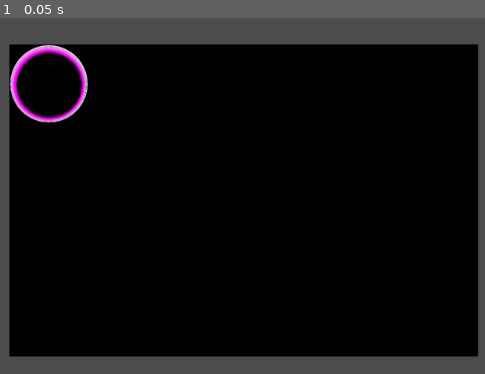
Above: before the commit, frame 1.
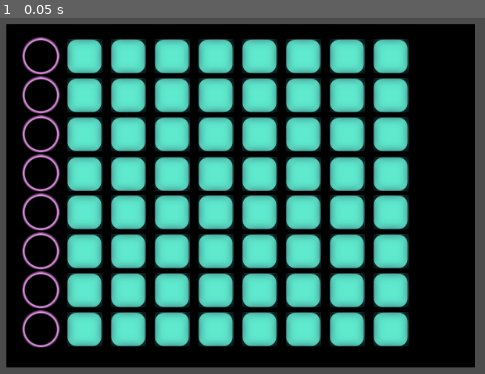
Above: after the commit, the same moment.

Repository: mdructor/beat_hacker
Game: Godot game, scene res://Scenes/Main.tscn
The game is run twice, just before and just after one commit, with the same random seed, the same clock (stepped at 60 frames per second) and the same inputs. Before the commit the project has no main scene; this scene is started directly in both runs.
Inputs:
- Up to frame 1 (0.05 s): no input

The runs differ from the first frame. In frame 1, 56% of the frame differs, in the area x 1-99%, y 1-99%.

Commit message:
Added the sample buttons and sequencer buttons

Diff:
--- a/Scenes/Main.tscn
+++ b/Scenes/Main.tscn
@@ -1,28 +1,872 @@
 [gd_scene load_steps=3 format=2]
 
-[ext_resource path="res://Scripts/Sequencer.gd" type="Script" id=1]
-[ext_resource path="res://Assets/mason_circle.png" type="Texture" id=2]
+[ext_resource path="res://images/pink_circle.png" type="Texture" id=1]
+[ext_resource path="res://images/blue_square.png" type="Texture" id=2]
 
 [node name="MainScene" type="Node2D"]
 
-[node name="Sequencer" type="MarginContainer" parent="."]
-margin_left = 222.0
-margin_top = 116.0
-margin_right = 822.0
-margin_bottom = 516.0
-rect_min_size = Vector2( 600, 400 )
-script = ExtResource( 1 )
-__meta__ = {
-"_edit_use_anchors_": false
-}
-
-[node name="Backdrop" type="ColorRect" parent="Sequencer"]
-margin_right = 600.0
-margin_bottom = 400.0
-rect_min_size = Vector2( 600, 400 )
+[node name="Backdrop" type="ColorRect" parent="."]
+margin_left = 218.284
+margin_top = 89.663
+margin_right = 818.284
+margin_bottom = 529.663
+rect_min_size = Vector2( 600, 440 )
 color = Color( 0, 0, 0, 1 )
-
-[node name="SampleButton" type="TextureButton" parent="Sequencer"]
-margin_right = 600.0
-margin_bottom = 400.0
-texture_normal = ExtResource( 2 )
+__meta__ = {
+"_edit_use_anchors_": false
+}
+
+[node name="sb_col" type="Control" parent="Backdrop"]
+margin_left = -200.0
+margin_top = -75.0
+margin_right = -200.0
+margin_bottom = -75.0
+__meta__ = {
+"_edit_use_anchors_": false
+}
+
+[node name="sb1" type="TextureButton" parent="Backdrop/sb_col"]
+margin_left = 220.284
+margin_top = 91.663
+margin_right = 268.284
+margin_bottom = 139.663
+texture_normal = ExtResource( 1 )
+__meta__ = {
+"_edit_use_anchors_": false
+}
+
+[node name="sb2" type="TextureButton" parent="Backdrop/sb_col"]
+margin_left = 220.284
+margin_top = 141.663
+margin_right = 268.284
+margin_bottom = 189.663
+texture_normal = ExtResource( 1 )
+__meta__ = {
+"_edit_use_anchors_": false
+}
+
+[node name="sb3" type="TextureButton" parent="Backdrop/sb_col"]
+margin_left = 220.284
+margin_top = 191.663
+margin_right = 268.284
+margin_bottom = 239.663
+rect_pivot_offset = Vector2( -190.816, 35.4493 )
+texture_normal = ExtResource( 1 )
+__meta__ = {
+"_edit_use_anchors_": false
+}
+
+[node name="sb4" type="TextureButton" parent="Backdrop/sb_col"]
+margin_left = 220.284
+margin_top = 241.663
+margin_right = 268.284
+margin_bottom = 289.663
+rect_pivot_offset = Vector2( -190.816, 35.4493 )
+texture_normal = ExtResource( 1 )
+__meta__ = {
+"_edit_use_anchors_": false
+}
+
+[node name="sb5" type="TextureButton" parent="Backdrop/sb_col"]
+margin_left = 220.284
+margin_top = 291.663
+margin_right = 268.284
+margin_bottom = 339.663
+rect_pivot_offset = Vector2( -190.816, 35.4493 )
+texture_normal = ExtResource( 1 )
+__meta__ = {
+"_edit_use_anchors_": false
+}
+
+[node name="sb6" type="TextureButton" parent="Backdrop/sb_col"]
+margin_left = 220.284
+margin_top = 341.663
+margin_right = 268.284
+margin_bottom = 389.663
+rect_pivot_offset = Vector2( -190.816, 35.4493 )
+texture_normal = ExtResource( 1 )
+__meta__ = {
+"_edit_use_anchors_": false
+}
+
+[node name="sb7" type="TextureButton" parent="Backdrop/sb_col"]
+margin_left = 220.284
+margin_top = 391.663
+margin_right = 268.284
+margin_bottom = 439.663
+rect_pivot_offset = Vector2( -190.816, 35.4493 )
+texture_normal = ExtResource( 1 )
+__meta__ = {
+"_edit_use_anchors_": false
+}
+
+[node name="sb8" type="TextureButton" parent="Backdrop/sb_col"]
+margin_left = 220.284
+margin_top = 441.663
+margin_right = 268.284
+margin_bottom = 489.663
+rect_pivot_offset = Vector2( -190.816, 35.4493 )
+texture_normal = ExtResource( 1 )
+__meta__ = {
+"_edit_use_anchors_": false
+}
+
+[node name="c1" type="Control" parent="Backdrop"]
+margin_left = -144.0
+margin_top = -75.0
+margin_right = -144.0
+margin_bottom = -75.0
+__meta__ = {
+"_edit_use_anchors_": false
+}
+
+[node name="b1" type="TextureButton" parent="Backdrop/c1"]
+margin_left = 220.284
+margin_top = 91.663
+margin_right = 268.284
+margin_bottom = 139.663
+texture_normal = ExtResource( 2 )
+__meta__ = {
+"_edit_use_anchors_": false
+}
+
+[node name="b2" type="TextureButton" parent="Backdrop/c1"]
+margin_left = 220.284
+margin_top = 141.663
+margin_right = 268.284
+margin_bottom = 189.663
+texture_normal = ExtResource( 2 )
+__meta__ = {
+"_edit_use_anchors_": false
+}
+
+[node name="b3" type="TextureButton" parent="Backdrop/c1"]
+margin_left = 220.284
+margin_top = 191.663
+margin_right = 268.284
+margin_bottom = 239.663
+rect_pivot_offset = Vector2( -190.816, 35.4493 )
+texture_normal = ExtResource( 2 )
+__meta__ = {
+"_edit_use_anchors_": false
+}
+
+[node name="b4" type="TextureButton" parent="Backdrop/c1"]
+margin_left = 220.284
+margin_top = 242.676
+margin_right = 268.284
+margin_bottom = 290.676
+rect_pivot_offset = Vector2( -190.816, 35.4493 )
+texture_normal = ExtResource( 2 )
+__meta__ = {
+"_edit_use_anchors_": false
+}
+
+[node name="b5" type="TextureButton" parent="Backdrop/c1"]
+margin_left = 220.284
+margin_top = 291.663
+margin_right = 268.284
+margin_bottom = 339.663
+rect_pivot_offset = Vector2( -190.816, 35.4493 )
+texture_normal = ExtResource( 2 )
+__meta__ = {
+"_edit_use_anchors_": false
+}
+
+[node name="b6" type="TextureButton" parent="Backdrop/c1"]
+margin_left = 220.284
+margin_top = 341.663
+margin_right = 268.284
+margin_bottom = 389.663
+rect_pivot_offset = Vector2( -190.816, 35.4493 )
+texture_normal = ExtResource( 2 )
+__meta__ = {
+"_edit_use_anchors_": false
+}
+
+[node name="b7" type="TextureButton" parent="Backdrop/c1"]
+margin_left = 220.284
+margin_top = 391.663
+margin_right = 268.284
+margin_bottom = 439.663
+rect_pivot_offset = Vector2( -190.816, 35.4493 )
+texture_normal = ExtResource( 2 )
+__meta__ = {
+"_edit_use_anchors_": false
+}
+
+[node name="b8" type="TextureButton" parent="Backdrop/c1"]
+margin_left = 220.284
+margin_top = 441.663
+margin_right = 268.284
+margin_bottom = 489.663
+rect_pivot_offset = Vector2( -190.816, 35.4493 )
+texture_normal = ExtResource( 2 )
+__meta__ = {
+"_edit_use_anchors_": false
+}
+
+[node name="c2" type="Control" parent="Backdrop"]
+margin_left = -88.0
+margin_top = -75.0
+margin_right = -88.0
+margin_bottom = -75.0
+__meta__ = {
+"_edit_use_anchors_": false
+}
+
+[node name="b1" type="TextureButton" parent="Backdrop/c2"]
+margin_left = 220.284
+margin_top = 91.663
+margin_right = 268.284
+margin_bottom = 139.663
+texture_normal = ExtResource( 2 )
+__meta__ = {
+"_edit_use_anchors_": false
+}
+
+[node name="b2" type="TextureButton" parent="Backdrop/c2"]
+margin_left = 220.284
+margin_top = 141.663
+margin_right = 268.284
+margin_bottom = 189.663
+texture_normal = ExtResource( 2 )
+__meta__ = {
+"_edit_use_anchors_": false
+}
+
+[node name="b3" type="TextureButton" parent="Backdrop/c2"]
+margin_left = 220.284
+margin_top = 191.663
+margin_right = 268.284
+margin_bottom = 239.663
+rect_pivot_offset = Vector2( -190.816, 35.4493 )
+texture_normal = ExtResource( 2 )
+__meta__ = {
+"_edit_use_anchors_": false
+}
+
+[node name="b4" type="TextureButton" parent="Backdrop/c2"]
+margin_left = 220.284
+margin_top = 242.676
+margin_right = 268.284
+margin_bottom = 290.676
+rect_pivot_offset = Vector2( -190.816, 35.4493 )
+texture_normal = ExtResource( 2 )
+__meta__ = {
+"_edit_use_anchors_": false
+}
+
+[node name="b5" type="TextureButton" parent="Backdrop/c2"]
+margin_left = 220.284
+margin_top = 291.663
+margin_right = 268.284
+margin_bottom = 339.663
+rect_pivot_offset = Vector2( -190.816, 35.4493 )
+texture_normal = ExtResource( 2 )
+__meta__ = {
+"_edit_use_anchors_": false
+}
+
+[node name="b6" type="TextureButton" parent="Backdrop/c2"]
+margin_left = 220.284
+margin_top = 341.663
+margin_right = 268.284
+margin_bottom = 389.663
+rect_pivot_offset = Vector2( -190.816, 35.4493 )
+texture_normal = ExtResource( 2 )
+__meta__ = {
+"_edit_use_anchors_": false
+}
+
+[node name="b7" type="TextureButton" parent="Backdrop/c2"]
+margin_left = 220.284
+margin_top = 391.663
+margin_right = 268.284
+margin_bottom = 439.663
+rect_pivot_offset = Vector2( -190.816, 35.4493 )
+texture_normal = ExtResource( 2 )
+__meta__ = {
+"_edit_use_anchors_": false
+}
+
+[node name="b8" type="TextureButton" parent="Backdrop/c2"]
+margin_left = 220.284
+margin_top = 441.663
+margin_right = 268.284
+margin_bottom = 489.663
+rect_pivot_offset = Vector2( -190.816, 35.4493 )
+texture_normal = ExtResource( 2 )
+__meta__ = {
+"_edit_use_anchors_": false
+}
+
+[node name="c3" type="Control" parent="Backdrop"]
+margin_left = -32.0
+margin_top = -75.0
+margin_right = -32.0
+margin_bottom = -75.0
+__meta__ = {
+"_edit_use_anchors_": false
+}
+
+[node name="b1" type="TextureButton" parent="Backdrop/c3"]
+margin_left = 220.284
+margin_top = 91.663
+margin_right = 268.284
+margin_bottom = 139.663
+texture_normal = ExtResource( 2 )
+__meta__ = {
+"_edit_use_anchors_": false
+}
+
+[node name="b2" type="TextureButton" parent="Backdrop/c3"]
+margin_left = 220.284
+margin_top = 141.663
+margin_right = 268.284
+margin_bottom = 189.663
+texture_normal = ExtResource( 2 )
+__meta__ = {
+"_edit_use_anchors_": false
+}
+
+[node name="b3" type="TextureButton" parent="Backdrop/c3"]
+margin_left = 220.284
+margin_top = 191.663
+margin_right = 268.284
+margin_bottom = 239.663
+rect_pivot_offset = Vector2( -190.816, 35.4493 )
+texture_normal = ExtResource( 2 )
+__meta__ = {
+"_edit_use_anchors_": false
+}
+
+[node name="b4" type="TextureButton" parent="Backdrop/c3"]
+margin_left = 220.284
+margin_top = 242.676
+margin_right = 268.284
+margin_bottom = 290.676
+rect_pivot_offset = Vector2( -190.816, 35.4493 )
+texture_normal = ExtResource( 2 )
+__meta__ = {
+"_edit_use_anchors_": false
+}
+
+[node name="b5" type="TextureButton" parent="Backdrop/c3"]
+margin_left = 220.284
+margin_top = 291.663
+margin_right = 268.284
+margin_bottom = 339.663
+rect_pivot_offset = Vector2( -190.816, 35.4493 )
+texture_normal = ExtResource( 2 )
+__meta__ = {
+"_edit_use_anchors_": false
+}
+
+[node name="b6" type="TextureButton" parent="Backdrop/c3"]
+margin_left = 220.284
+margin_top = 341.663
+margin_right = 268.284
+margin_bottom = 389.663
+rect_pivot_offset = Vector2( -190.816, 35.4493 )
+texture_normal = ExtResource( 2 )
+__meta__ = {
+"_edit_use_anchors_": false
+}
+
+[node name="b7" type="TextureButton" parent="Backdrop/c3"]
+margin_left = 220.284
+margin_top = 391.663
+margin_right = 268.284
+margin_bottom = 439.663
+rect_pivot_offset = Vector2( -190.816, 35.4493 )
+texture_normal = ExtResource( 2 )
+__meta__ = {
+"_edit_use_anchors_": false
+}
+
+[node name="b8" type="TextureButton" parent="Backdrop/c3"]
+margin_left = 220.284
+margin_top = 441.663
+margin_right = 268.284
+margin_bottom = 489.663
+rect_pivot_offset = Vector2( -190.816, 35.4493 )
+texture_normal = ExtResource( 2 )
+__meta__ = {
+"_edit_use_anchors_": false
+}
+
+[node name="c4" type="Control" parent="Backdrop"]
+margin_left = 24.0
+margin_top = -75.0
+margin_right = 24.0
+margin_bottom = -75.0
+__meta__ = {
+"_edit_use_anchors_": false
+}
+
+[node name="b1" type="TextureButton" parent="Backdrop/c4"]
+margin_left = 220.284
+margin_top = 91.663
+margin_right = 268.284
+margin_bottom = 139.663
+texture_normal = ExtResource( 2 )
+__meta__ = {
+"_edit_use_anchors_": false
+}
+
+[node name="b2" type="TextureButton" parent="Backdrop/c4"]
+margin_left = 220.284
+margin_top = 141.663
+margin_right = 268.284
+margin_bottom = 189.663
+texture_normal = ExtResource( 2 )
+__meta__ = {
+"_edit_use_anchors_": false
+}
+
+[node name="b3" type="TextureButton" parent="Backdrop/c4"]
+margin_left = 220.284
+margin_top = 191.663
+margin_right = 268.284
+margin_bottom = 239.663
+rect_pivot_offset = Vector2( -190.816, 35.4493 )
+texture_normal = ExtResource( 2 )
+__meta__ = {
+"_edit_use_anchors_": false
+}
+
+[node name="b4" type="TextureButton" parent="Backdrop/c4"]
+margin_left = 220.284
+margin_top = 242.676
+margin_right = 268.284
+margin_bottom = 290.676
+rect_pivot_offset = Vector2( -190.816, 35.4493 )
+texture_normal = ExtResource( 2 )
+__meta__ = {
+"_edit_use_anchors_": false
+}
+
+[node name="b5" type="TextureButton" parent="Backdrop/c4"]
+margin_left = 220.284
+margin_top = 291.663
+margin_right = 268.284
+margin_bottom = 339.663
+rect_pivot_offset = Vector2( -190.816, 35.4493 )
+texture_normal = ExtResource( 2 )
+__meta__ = {
+"_edit_use_anchors_": false
+}
+
+[node name="b6" type="TextureButton" parent="Backdrop/c4"]
+margin_left = 220.284
+margin_top = 341.663
+margin_right = 268.284
+margin_bottom = 389.663
+rect_pivot_offset = Vector2( -190.816, 35.4493 )
+texture_normal = ExtResource( 2 )
+__meta__ = {
+"_edit_use_anchors_": false
+}
+
+[node name="b7" type="TextureButton" parent="Backdrop/c4"]
+margin_left = 220.284
+margin_top = 391.663
+margin_right = 268.284
+margin_bottom = 439.663
+rect_pivot_offset = Vector2( -190.816, 35.4493 )
+texture_normal = ExtResource( 2 )
+__meta__ = {
+"_edit_use_anchors_": false
+}
+
+[node name="b8" type="TextureButton" parent="Backdrop/c4"]
+margin_left = 220.284
+margin_top = 441.663
+margin_right = 268.284
+margin_bottom = 489.663
+rect_pivot_offset = Vector2( -190.816, 35.4493 )
+texture_normal = ExtResource( 2 )
+__meta__ = {
+"_edit_use_anchors_": false
+}
+
+[node name="c5" type="Control" parent="Backdrop"]
+margin_left = 80.0
+margin_top = -75.0
+margin_right = 80.0
+margin_bottom = -75.0
+__meta__ = {
+"_edit_use_anchors_": false
+}
+
+[node name="b1" type="TextureButton" parent="Backdrop/c5"]
+margin_left = 220.284
+margin_top = 91.663
+margin_right = 268.284
+margin_bottom = 139.663
+texture_normal = ExtResource( 2 )
+__meta__ = {
+"_edit_use_anchors_": false
+}
+
+[node name="b2" type="TextureButton" parent="Backdrop/c5"]
+margin_left = 220.284
+margin_top = 141.663
+margin_right = 268.284
+margin_bottom = 189.663
+texture_normal = ExtResource( 2 )
+__meta__ = {
+"_edit_use_anchors_": false
+}
+
+[node name="b3" type="TextureButton" parent="Backdrop/c5"]
+margin_left = 220.284
+margin_top = 191.663
+margin_right = 268.284
+margin_bottom = 239.663
+rect_pivot_offset = Vector2( -190.816, 35.4493 )
+texture_normal = ExtResource( 2 )
+__meta__ = {
+"_edit_use_anchors_": false
+}
+
+[node name="b4" type="TextureButton" parent="Backdrop/c5"]
+margin_left = 220.284
+margin_top = 242.676
+margin_right = 268.284
+margin_bottom = 290.676
+rect_pivot_offset = Vector2( -190.816, 35.4493 )
+texture_normal = ExtResource( 2 )
+__meta__ = {
+"_edit_use_anchors_": false
+}
+
+[node name="b5" type="TextureButton" parent="Backdrop/c5"]
+margin_left = 220.284
+margin_top = 291.663
+margin_right = 268.284
+margin_bottom = 339.663
+rect_pivot_offset = Vector2( -190.816, 35.4493 )
+texture_normal = ExtResource( 2 )
+__meta__ = {
+"_edit_use_anchors_": false
+}
+
+[node name="b6" type="TextureButton" parent="Backdrop/c5"]
+margin_left = 220.284
+margin_top = 341.663
+margin_right = 268.284
+margin_bottom = 389.663
+rect_pivot_offset = Vector2( -190.816, 35.4493 )
+texture_normal = ExtResource( 2 )
+__meta__ = {
+"_edit_use_anchors_": false
+}
+
+[node name="b7" type="TextureButton" parent="Backdrop/c5"]
+margin_left = 220.284
+margin_top = 391.663
+margin_right = 268.284
+margin_bottom = 439.663
+rect_pivot_offset = Vector2( -190.816, 35.4493 )
+texture_normal = ExtResource( 2 )
+__meta__ = {
+"_edit_use_anchors_": false
+}
+
+[node name="b8" type="TextureButton" parent="Backdrop/c5"]
+margin_left = 220.284
+margin_top = 441.663
+margin_right = 268.284
+margin_bottom = 489.663
+rect_pivot_offset = Vector2( -190.816, 35.4493 )
+texture_normal = ExtResource( 2 )
+__meta__ = {
+"_edit_use_anchors_": false
+}
+
+[node name="c6" type="Control" parent="Backdrop"]
+margin_left = 136.0
+margin_top = -75.0
+margin_right = 136.0
+margin_bottom = -75.0
+__meta__ = {
+"_edit_use_anchors_": false
+}
+
+[node name="b1" type="TextureButton" parent="Backdrop/c6"]
+margin_left = 220.284
+margin_top = 91.663
+margin_right = 268.284
+margin_bottom = 139.663
+texture_normal = ExtResource( 2 )
+__meta__ = {
+"_edit_use_anchors_": false
+}
+
+[node name="b2" type="TextureButton" parent="Backdrop/c6"]
+margin_left = 220.284
+margin_top = 141.663
+margin_right = 268.284
+margin_bottom = 189.663
+texture_normal = ExtResource( 2 )
+__meta__ = {
+"_edit_use_anchors_": false
+}
+
+[node name="b3" type="TextureButton" parent="Backdrop/c6"]
+margin_left = 220.284
+margin_top = 191.663
+margin_right = 268.284
+margin_bottom = 239.663
+rect_pivot_offset = Vector2( -190.816, 35.4493 )
+texture_normal = ExtResource( 2 )
+__meta__ = {
+"_edit_use_anchors_": false
+}
+
+[node name="b4" type="TextureButton" parent="Backdrop/c6"]
+margin_left = 220.284
+margin_top = 242.676
+margin_right = 268.284
+margin_bottom = 290.676
+rect_pivot_offset = Vector2( -190.816, 35.4493 )
+texture_normal = ExtResource( 2 )
+__meta__ = {
+"_edit_use_anchors_": false
+}
+
+[node name="b5" type="TextureButton" parent="Backdrop/c6"]
+margin_left = 220.284
+margin_top = 291.663
+margin_right = 268.284
+margin_bottom = 339.663
+rect_pivot_offset = Vector2( -190.816, 35.4493 )
+texture_normal = ExtResource( 2 )
+__meta__ = {
+"_edit_use_anchors_": false
+}
+
+[node name="b6" type="TextureButton" parent="Backdrop/c6"]
+margin_left = 220.284
+margin_top = 341.663
+margin_right = 268.284
+margin_bottom = 389.663
+rect_pivot_offset = Vector2( -190.816, 35.4493 )
+texture_normal = ExtResource( 2 )
+__meta__ = {
+"_edit_use_anchors_": false
+}
+
+[node name="b7" type="TextureButton" parent="Backdrop/c6"]
+margin_left = 220.284
+margin_top = 391.663
+margin_right = 268.284
+margin_bottom = 439.663
+rect_pivot_offset = Vector2( -190.816, 35.4493 )
+texture_normal = ExtResource( 2 )
+__meta__ = {
+"_edit_use_anchors_": false
+}
+
+[node name="b8" type="TextureButton" parent="Backdrop/c6"]
+margin_left = 220.284
+margin_top = 441.663
+margin_right = 268.284
+margin_bottom = 489.663
+rect_pivot_offset = Vector2( -190.816, 35.4493 )
+texture_normal = ExtResource( 2 )
+__meta__ = {
+"_edit_use_anchors_": false
+}
+
+[node name="c7" type="Control" parent="Backdrop"]
+margin_left = 192.0
+margin_top = -75.0
+margin_right = 192.0
+margin_bottom = -75.0
+__meta__ = {
+"_edit_use_anchors_": false
+}
+
+[node name="b1" type="TextureButton" parent="Backdrop/c7"]
+margin_left = 220.284
+margin_top = 91.663
+margin_right = 268.284
+margin_bottom = 139.663
+texture_normal = ExtResource( 2 )
+__meta__ = {
+"_edit_use_anchors_": false
+}
+
+[node name="b2" type="TextureButton" parent="Backdrop/c7"]
+margin_left = 220.284
+margin_top = 141.663
+margin_right = 268.284
+margin_bottom = 189.663
+texture_normal = ExtResource( 2 )
+__meta__ = {
+"_edit_use_anchors_": false
+}
+
+[node name="b3" type="TextureButton" parent="Backdrop/c7"]
+margin_left = 220.284
+margin_top = 191.663
+margin_right = 268.284
+margin_bottom = 239.663
+rect_pivot_offset = Vector2( -190.816, 35.4493 )
+texture_normal = ExtResource( 2 )
+__meta__ = {
+"_edit_use_anchors_": false
+}
+
+[node name="b4" type="TextureButton" parent="Backdrop/c7"]
+margin_left = 220.284
+margin_top = 242.676
+margin_right = 268.284
+margin_bottom = 290.676
+rect_pivot_offset = Vector2( -190.816, 35.4493 )
+texture_normal = ExtResource( 2 )
+__meta__ = {
+"_edit_use_anchors_": false
+}
+
+[node name="b5" type="TextureButton" parent="Backdrop/c7"]
+margin_left = 220.284
+margin_top = 291.663
+margin_right = 268.284
+margin_bottom = 339.663
+rect_pivot_offset = Vector2( -190.816, 35.4493 )
+texture_normal = ExtResource( 2 )
+__meta__ = {
+"_edit_use_anchors_": false
+}
+
+[node name="b6" type="TextureButton" parent="Backdrop/c7"]
+margin_left = 220.284
+margin_top = 341.663
+margin_right = 268.284
+margin_bottom = 389.663
+rect_pivot_offset = Vector2( -190.816, 35.4493 )
+texture_normal = ExtResource( 2 )
+__meta__ = {
+"_edit_use_anchors_": false
+}
+
+[node name="b7" type="TextureButton" parent="Backdrop/c7"]
+margin_left = 220.284
+margin_top = 391.663
+margin_right = 268.284
+margin_bottom = 439.663
+rect_pivot_offset = Vector2( -190.816, 35.4493 )
+texture_normal = ExtResource( 2 )
+__meta__ = {
+"_edit_use_anchors_": false
+}
+
+[node name="b8" type="TextureButton" parent="Backdrop/c7"]
+margin_left = 220.284
+margin_top = 441.663
+margin_right = 268.284
+margin_bottom = 489.663
+rect_pivot_offset = Vector2( -190.816, 35.4493 )
+texture_normal = ExtResource( 2 )
+__meta__ = {
+"_edit_use_anchors_": false
+}
+
+[node name="c8" type="Control" parent="Backdrop"]
+margin_left = 248.0
+margin_top = -75.0
+margin_right = 248.0
+margin_bottom = -75.0
+__meta__ = {
+"_edit_use_anchors_": false
+}
+
+[node name="b1" type="TextureButton" parent="Backdrop/c8"]
+margin_left = 220.284
+margin_top = 91.663
+margin_right = 268.284
+margin_bottom = 139.663
+texture_normal = ExtResource( 2 )
+__meta__ = {
+"_edit_use_anchors_": false
+}
+
+[node name="b2" type="TextureButton" parent="Backdrop/c8"]
+margin_left = 220.284
+margin_top = 141.663
+margin_right = 268.284
+margin_bottom = 189.663
+texture_normal = ExtResource( 2 )
+__meta__ = {
+"_edit_use_anchors_": false
+}
+
+[node name="b3" type="TextureButton" parent="Backdrop/c8"]
+margin_left = 220.284
+margin_top = 191.663
+margin_right = 268.284
+margin_bottom = 239.663
+rect_pivot_offset = Vector2( -190.816, 35.4493 )
+texture_normal = ExtResource( 2 )
+__meta__ = {
+"_edit_use_anchors_": false
+}
+
+[node name="b4" type="TextureButton" parent="Backdrop/c8"]
+margin_left = 220.284
+margin_top = 242.676
+margin_right = 268.284
+margin_bottom = 290.676
+rect_pivot_offset = Vector2( -190.816, 35.4493 )
+texture_normal = ExtResource( 2 )
+__meta__ = {
+"_edit_use_anchors_": false
+}
+
+[node name="b5" type="TextureButton" parent="Backdrop/c8"]
+margin_left = 220.284
+margin_top = 291.663
+margin_right = 268.284
+margin_bottom = 339.663
+rect_pivot_offset = Vector2( -190.816, 35.4493 )
+texture_normal = ExtResource( 2 )
+__meta__ = {
+"_edit_use_anchors_": false
+}
+
+[node name="b6" type="TextureButton" parent="Backdrop/c8"]
+margin_left = 220.284
+margin_top = 341.663
+margin_right = 268.284
+margin_bottom = 389.663
+rect_pivot_offset = Vector2( -190.816, 35.4493 )
+texture_normal = ExtResource( 2 )
+__meta__ = {
+"_edit_use_anchors_": false
+}
+
+[node name="b7" type="TextureButton" parent="Backdrop/c8"]
+margin_left = 220.284
+margin_top = 391.663
+margin_right = 268.284
+margin_bottom = 439.663
+rect_pivot_offset = Vector2( -190.816, 35.4493 )
+texture_normal = ExtResource( 2 )
+__meta__ = {
+"_edit_use_anchors_": false
+}
+
+[node name="b8" type="TextureButton" parent="Backdrop/c8"]
+margin_left = 220.284
+margin_top = 441.663
+margin_right = 268.284
+margin_bottom = 489.663
+rect_pivot_offset = Vector2( -190.816, 35.4493 )
+texture_normal = ExtResource( 2 )
+__meta__ = {
+"_edit_use_anchors_": false
+}
--- a/default_env.tres
+++ b/default_env.tres
@@ -1,5 +1,7 @@
 [gd_resource type="Environment" load_steps=2 format=2]
+
 [sub_resource type="ProceduralSky" id=1]
+
 [resource]
 background_mode = 2
 background_sky = SubResource( 1 )
--- a/project.godot
+++ b/project.godot
@@ -16,6 +16,7 @@
 [application]
 
 config/name="beat_hacker"
+run/main_scene="res://Scenes/Main.tscn"
 config/icon="res://icon.png"
 
 [rendering]
Not shown, added: build/beat_hacker.png.import
Not shown, added: export_presets.cfg
Binary file added: images/blue_square.png
Not shown, added: images/blue_square.png.import
Binary file added: images/pink_circle.png
Not shown, added: images/pink_circle.png.import
Binary file added: images/pink_glow_circle.png
Not shown, added: images/pink_glow_circle.png.import
Not shown, added: build/beat_hacker.pck
Not shown, added: build/beat_hacker.png
Not shown, added: build/beat_hacker.wasm
Not shown, added: images/blue_square.paint
